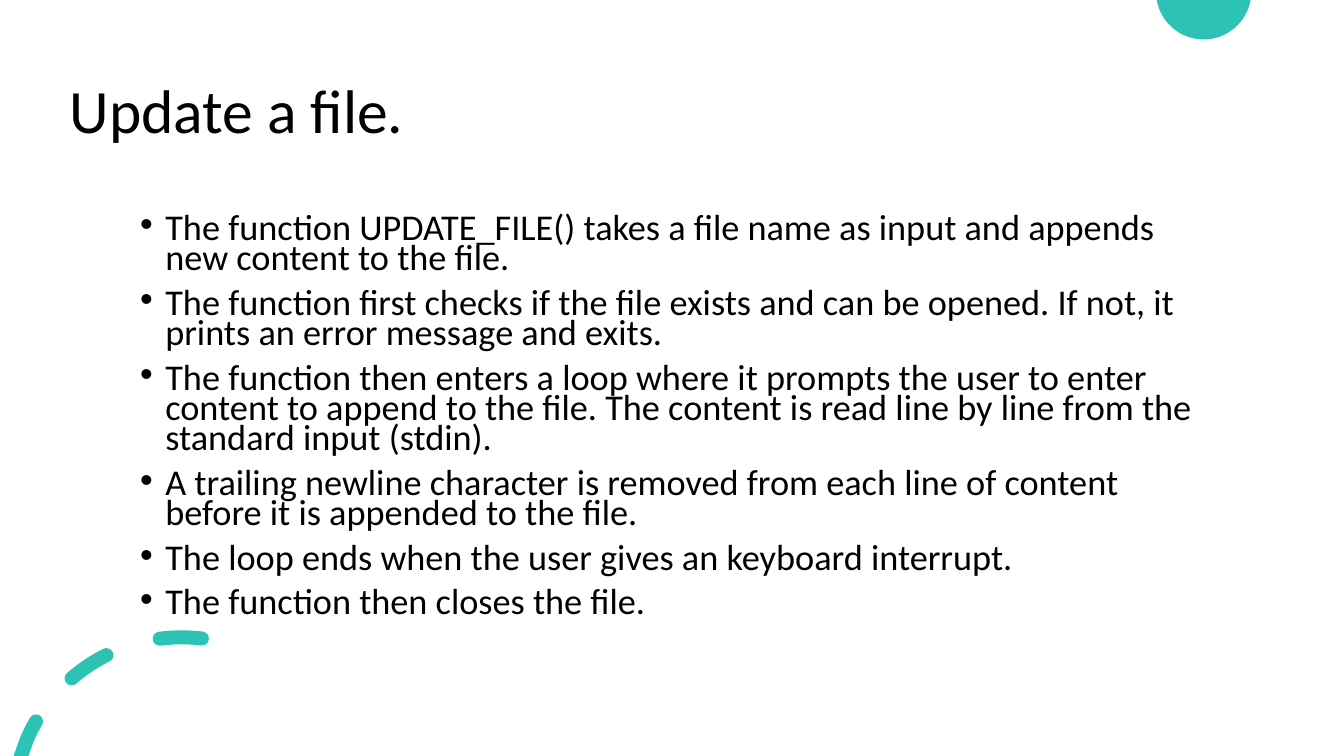
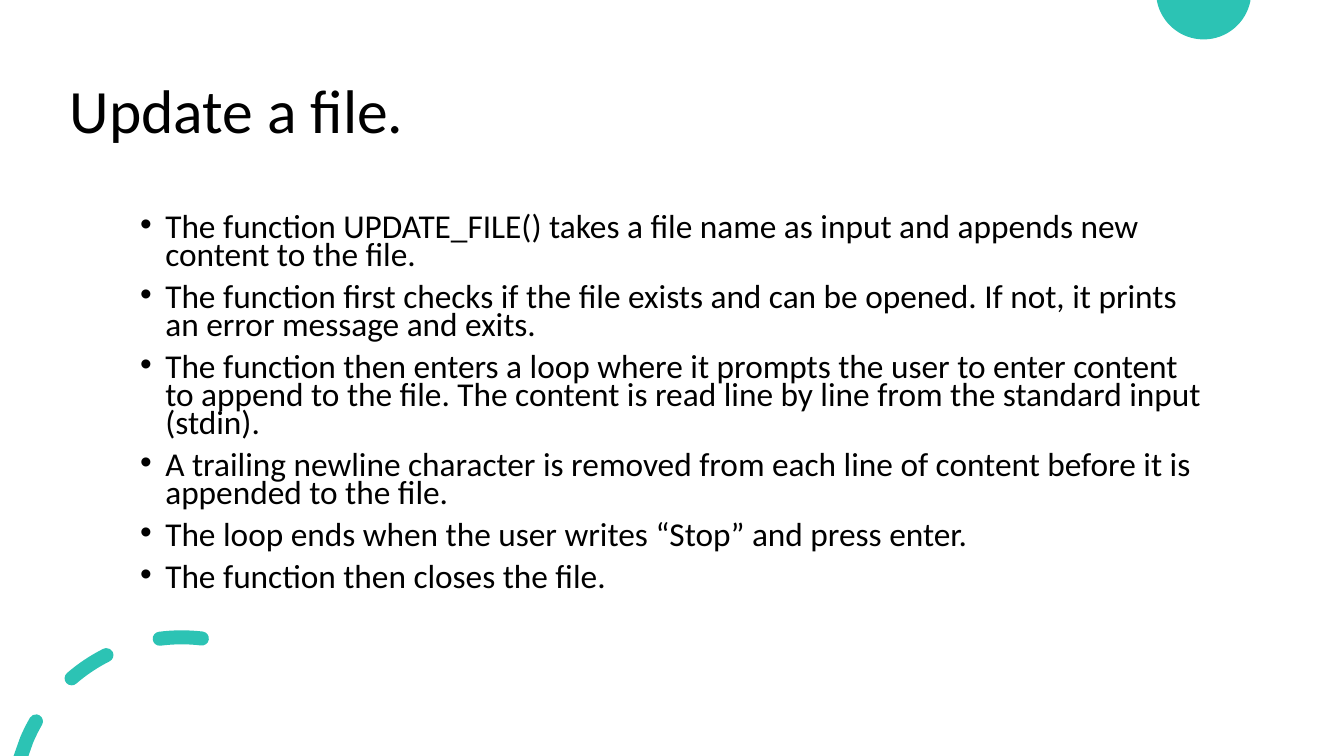
Before and after one commit to Srivatsajbhat/CS3_CP042_TextEditor, a slide deck: slide 7 of Text Editor.pptx. Drawn at 1344x756 pixels with LibreOffice and Linux fonts; fonts in the diff are those of the drawing. Boxes give left, top, right and bottom in pixels: in the first picture for what was removed or moved away, otherwise in the second. Text is boxed around its words. In the diff, an @@ line names an element or a change of style, - is before the commit and + after.

Commit message:
Updated PPT

```diff
--- a/Text Editor.pptx
+++ b/Text Editor.pptx
@@ text at bbox=[165, 213, 1200, 589]: size 25.9 to 23.8 pt in "The function UPDATE_FILE() takes a file name ...", "The function first checks if the file ...", "The function then enters a loop where ...", "A trailing newline character is removed from ..." and 1 more places @@
@@ text at bbox=[165, 522, 967, 552]: text changed; size 25.9 to 23.8 pt @@
-• The loop ends when the user gives an keyboard interrupt.
+• The loop ends when the user writes “Stop” and press enter.
```
Also in this commit, not shown: 1 other slide changed, 2 other files.
